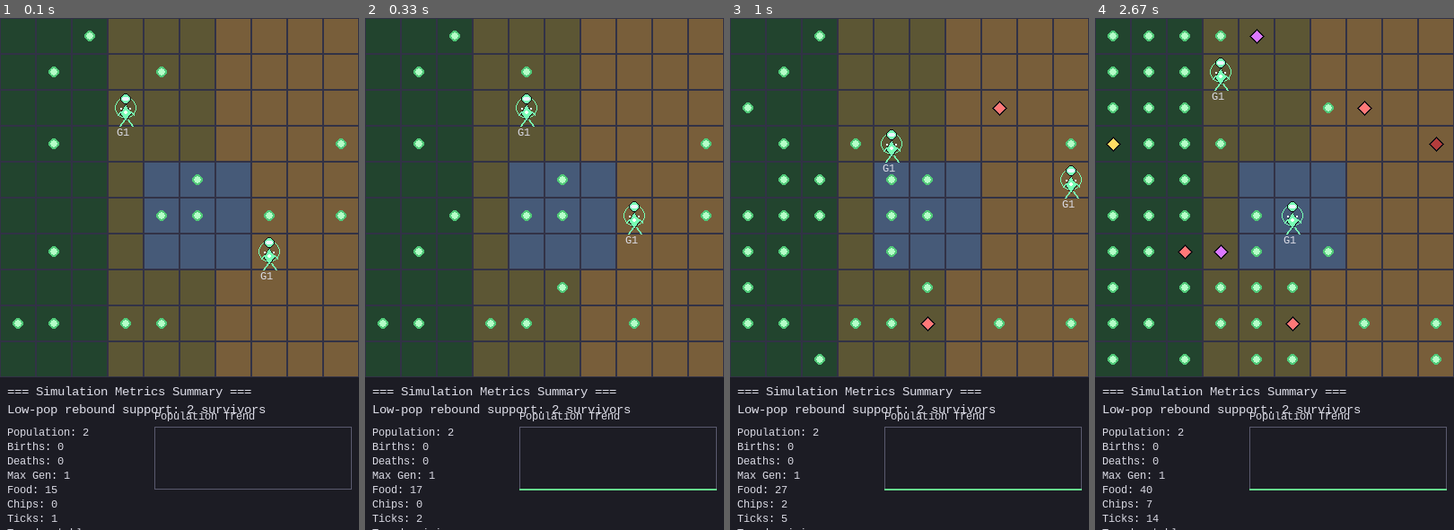
Above: before the commit, frames 1-4 (left to right).
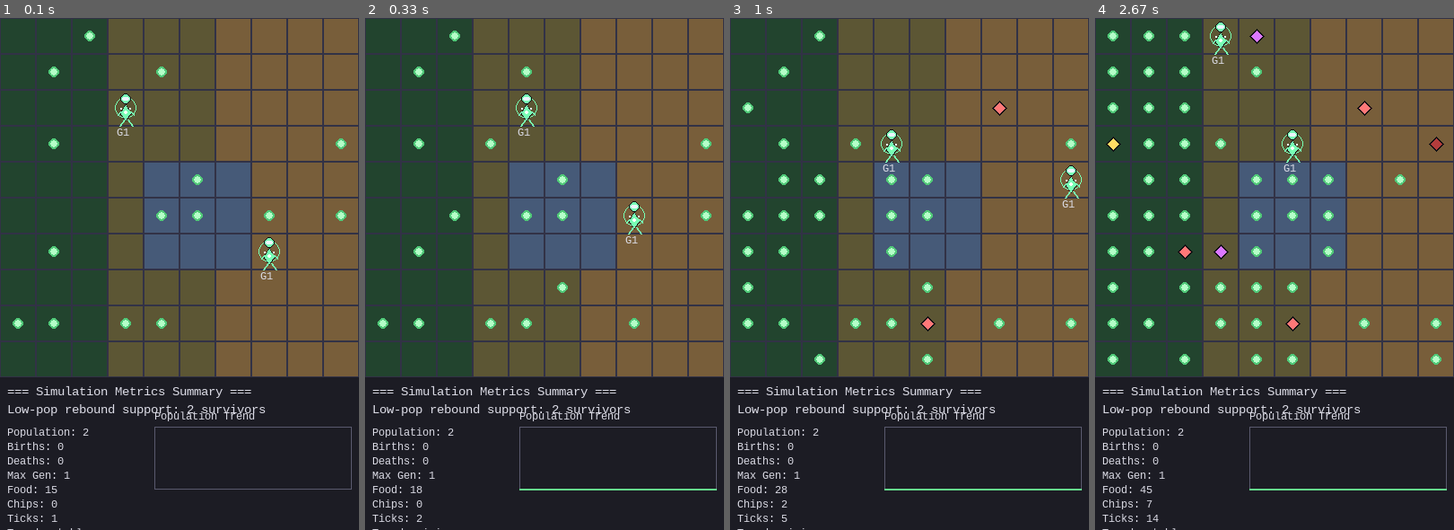
Above: after the commit, the same moments.

Repository: Forecastle-Tech/SimulAI
Game: pygame game, started from src/simulai/main.py
The game is run twice, just before and just after one commit, with the same random seed, the same clock (stepped at 60 frames per second) and the same inputs.
Inputs:
- Up to frame 1 (0.1 s): no input
- Up to frame 2 (0.33 s): no input
- Up to frame 3 (1 s): no input
- Up to frame 4 (2.67 s): no input

Frame 1 is identical in both runs. In frame 2, less than 0.1% of the frame differs, in the area x 14-37%, y 23-93%; in frame 3, less than 0.1%; in frame 4, 1.0%, in the area x 14-87%, y 0-93%.

Commit message:
Promote H2 as new ecosystem baseline candidate

Diff:
--- a/src/simulai/core/world.py
+++ b/src/simulai/core/world.py
@@ -171,11 +171,7 @@
     def _apply_population_scaled_food_support(self) -> None:
         living_count = len(self.living_agents())
 
-        # Version I:
-        # restore some lower-mid support without reopening strong carry.
-        if 5 <= living_count <= 8 and self.tick_count % 4 == 0:
-            self.sprinkle_food(count=1)
-        elif 9 <= living_count <= 12 and self.tick_count % 5 == 0:
+        if 8 <= living_count <= 11 and self.tick_count % 4 == 0:
             self.sprinkle_food(count=1)
 
     def _apply_low_population_recovery(self) -> None:
@@ -197,25 +193,23 @@
         living = self.living_agents()
         living_count = len(living)
 
-        # Version I:
-        # tiny rebound only at critical population, lighter than H.
-        if living_count == 0 or living_count > 3:
-            return
-
-        if self.tick_count % 3 == 0:
-            extra_food = 2 if living_count == 1 else 1
+        if living_count == 0 or living_count > 2:
+            return
+
+        extra_food = 2 if living_count == 1 else 1
+        if extra_food > 0 and self.tick_count % 2 == 0:
             self.sprinkle_food(count=extra_food)
 
-        if living_count == 1 and self.tick_count % 6 == 0:
+        if living_count == 1 and self.tick_count % 5 == 0:
             self.sprinkle_chips(count=1)
 
         for agent in living:
-            agent.energy = min(100.0, agent.energy + 0.22)
-            agent.nutrition = min(100.0, agent.nutrition + 0.22)
-            agent.life_force = min(100.0, agent.life_force + 0.12)
-            agent.health = min(100.0, agent.health + 0.08)
-            agent.reproduction_load = max(0.0, agent.reproduction_load - 0.18)
-            agent.risk_load = max(0.0, agent.risk_load - 0.10)
+            agent.energy = min(100.0, agent.energy + 0.35)
+            agent.nutrition = min(100.0, agent.nutrition + 0.35)
+            agent.life_force = min(100.0, agent.life_force + 0.20)
+            agent.health = min(100.0, agent.health + 0.14)
+            agent.reproduction_load = max(0.0, agent.reproduction_load - 0.35)
+            agent.risk_load = max(0.0, agent.risk_load - 0.18)
             agent.clamp_state()
 
         self._last_log = f"Low-pop rebound support: {living_count} survivors"
@@ -333,8 +327,8 @@
                 energy_gain += 3.0
                 life_force_gain += 0.4
             elif zone == "plains":
-                nutrition_gain += 2.0
-                energy_gain += 1.0
+                nutrition_gain += 3.0
+                energy_gain += 1.5
             elif zone == "drylands":
                 nutrition_gain -= 2.0
                 life_force_gain -= 0.2
